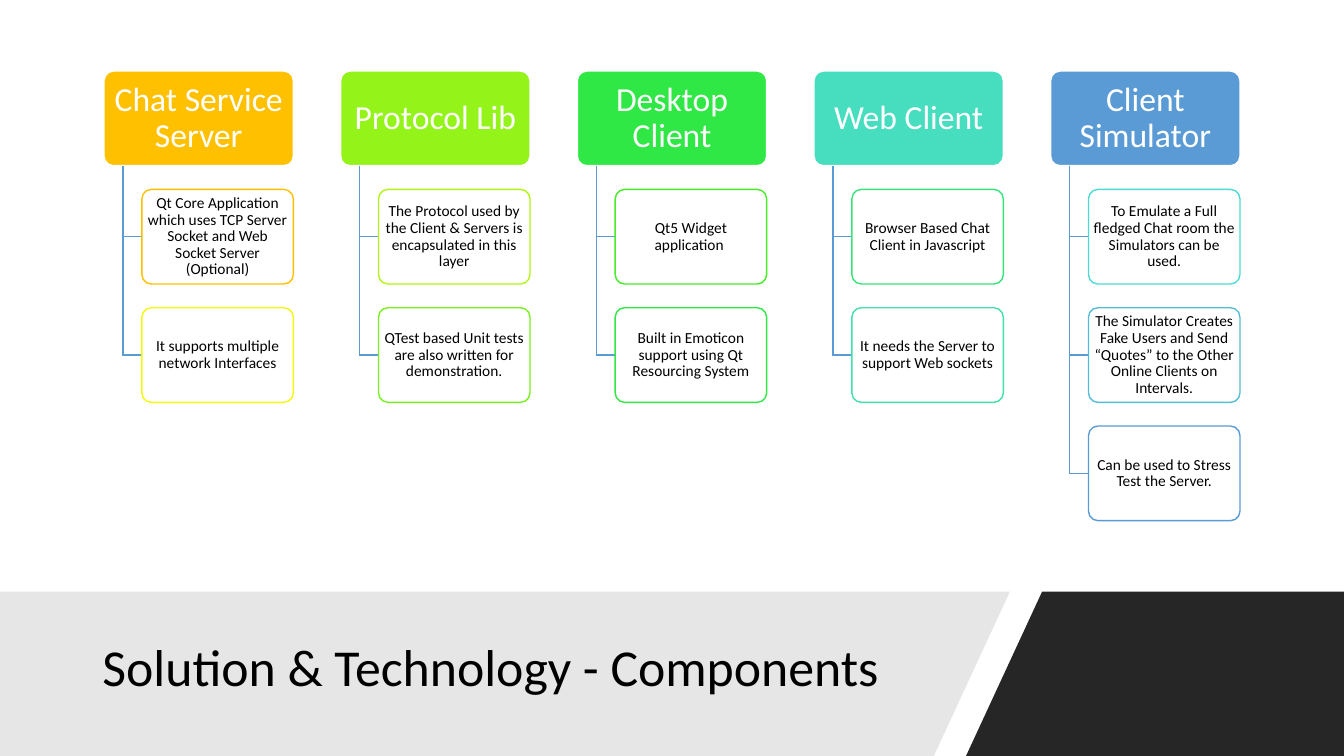
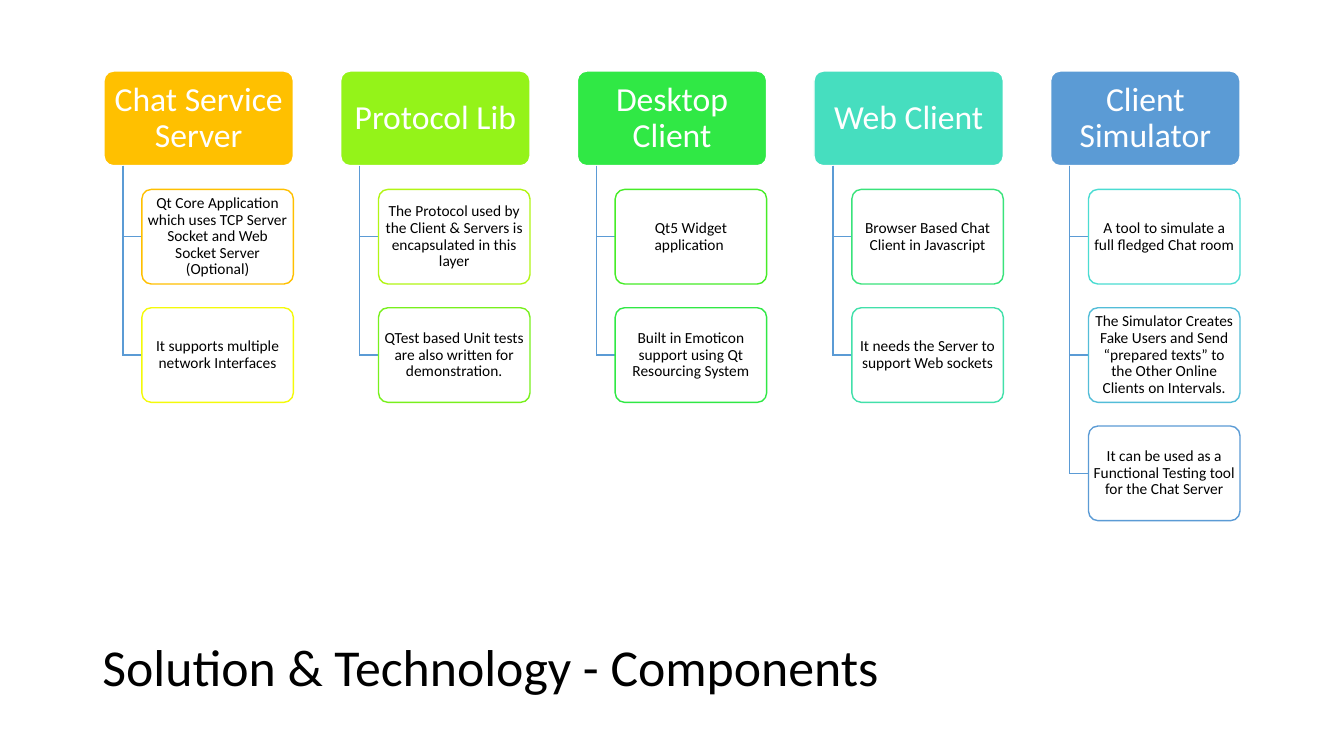
Before and after one commit to karthagokul/ChitChat, a slide deck: slide 5 of Overview.pptx. Drawn at 1344x756 pixels with LibreOffice and Linux fonts; fonts in the diff are those of the drawing. Boxes give left, top, right and bottom in pixels: in the first picture for what was removed or moved away, otherwise in the second. Text is boxed around its words. In the diff, an @@ line names an element or a change of style, - is before the commit and + after.

```diff
--- a/Overview.pptx
+++ b/Overview.pptx
@@ text at (1094,222,1234,253): text changed @@
-To Emulate a Full fledged Chat room the Simulators can be used.
+A tool to simulate a full fledged Chat room
@@ text at (1095,315,1233,393): text changed @@
-The Simulator Creates Fake Users and Send “Quotes” to the Other Online Clients on Intervals.
+The Simulator Creates Fake Users and Send “prepared texts” to the Other Online Clients on Intervals.
@@ text at (1094,450,1235,494): text changed @@
-Can be used to Stress Test the Server.
+It can be used as a Functional Testing tool for the Chat Server
@@ freeform shape removed at (0,592,1010,756) @@
@@ freeform shape removed at (966,592,1344,756) @@
```
Also in this commit, not shown: 7 other slides changed, 1 other file.
